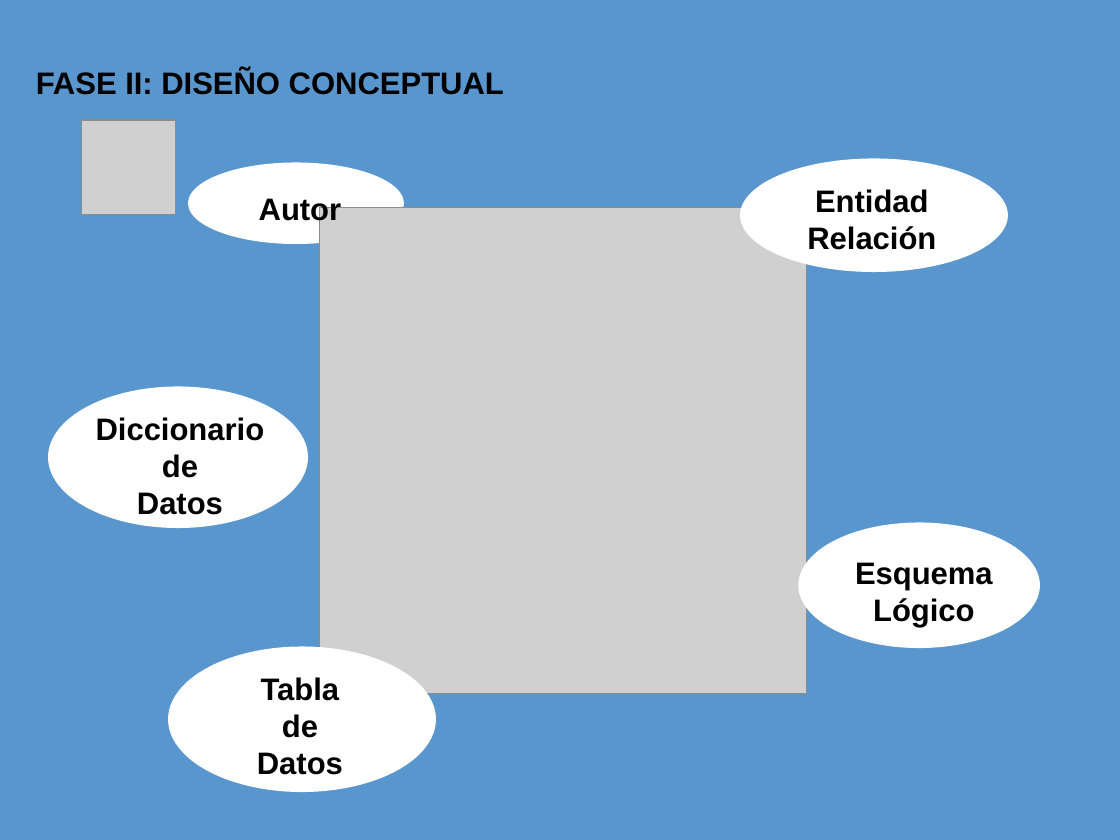
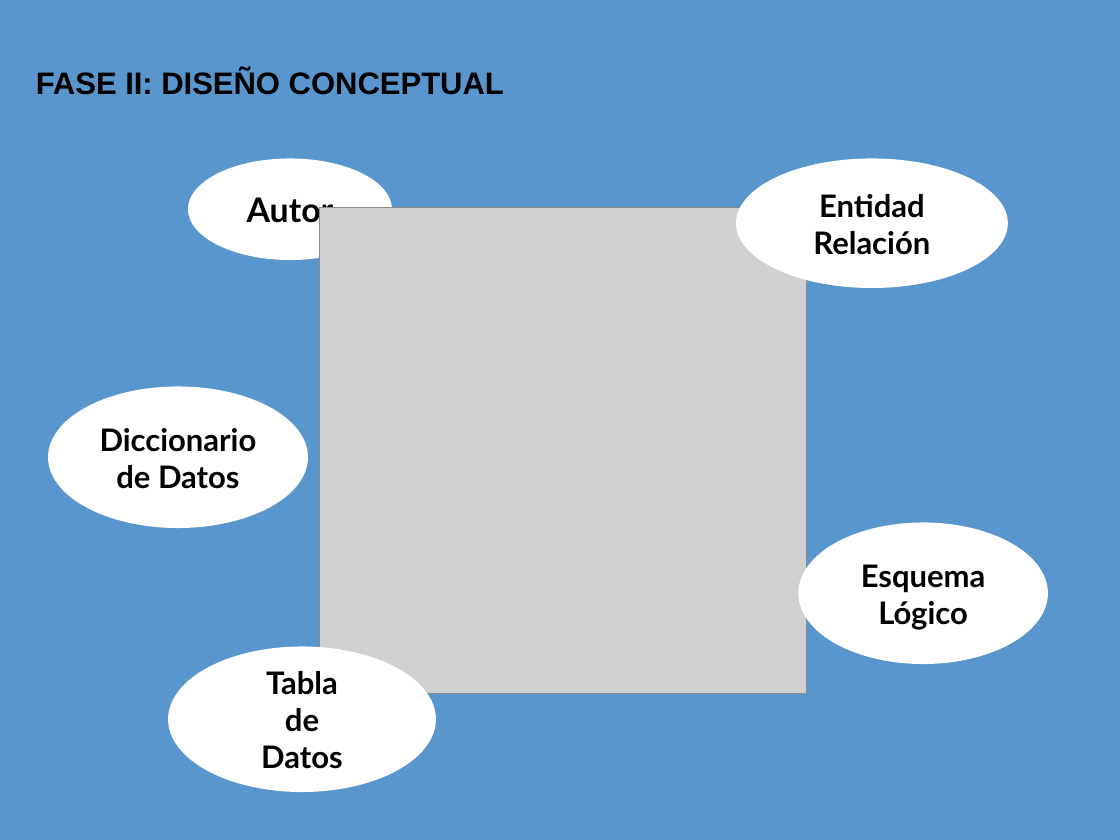
Before and after one commit to heric1812/eduais-proyecto-investigacion, a slide deck: slide 13 of diapositivas/PGrado2_Presentación.odp (slide 6 before the commit). Drawn at 1120x840 pixels with LibreOffice and Linux fonts; fonts in the diff are those of the drawing; grey boxes stand for pictures. Boxes give left, top, right and bottom in pixels: in the first picture for what was removed or moved away, otherwise in the second. Text is boxed around its words. In the diff, an @@ line names an element or a change of style, - is before the commit and + after.

```diff
--- a/diapositivas/PGrado2_Presentación.odp
+++ b/diapositivas/PGrado2_Presentación.odp
@@ picture removed at [81,120,176,214] @@
@@ ellipse "Autor": place and size @@
-ellipse "Autor" at [259,198,342,226]
+ellipse "Autor" at [188,159,392,260]
@@ ellipse "Autor" at [188,159,392,260]: size 22 to 24 pt, font Arial to Lato; vertical alignment top to middle; fill none to #FFFFFF @@
@@ ellipse removed at [188,163,405,244] @@
@@ font Arial to Lato; vertical alignment top to middle; fill none to #FFFFFF in 3 elements at [168,646,436,792], [799,522,1049,664], [736,159,1008,289] @@
@@ ellipse "Entidad": place and size @@
-ellipse "Entidad" at [807,189,936,250]
+ellipse "Entidad" at [736,159,1008,289]
@@ ellipse removed at [740,159,1008,272] @@
@@ ellipse "Diccionario": place and size @@
-ellipse "Diccionario" at [96,417,265,515]
+ellipse "Diccionario" at [48,386,308,527]
@@ ellipse "Diccionario" at [48,386,308,527]: vertical alignment top to middle; fill none to #FFFFFF @@
@@ ellipse removed at [48,386,308,527] @@
@@ text in ellipse at [100,428,257,452]: font Arial to Lato in "Diccionario" @@
@@ text in ellipse at [116,465,239,489]: text changed; font Arial to Lato @@
-de
-Datos
+de Datos
@@ ellipse "Esquema": place and size @@
-ellipse "Esquema" at [855,562,993,627]
+ellipse "Esquema" at [799,522,1049,664]
@@ ellipse removed at [799,522,1041,648] @@
@@ ellipse "Tabla": place and size @@
-ellipse "Tabla" at [257,677,343,775]
+ellipse "Tabla" at [168,646,436,792]
@@ ellipse removed at [168,646,436,792] @@
```
Also in this commit, not shown: 8 other slides changed, 7 slides added, 38 other files.
